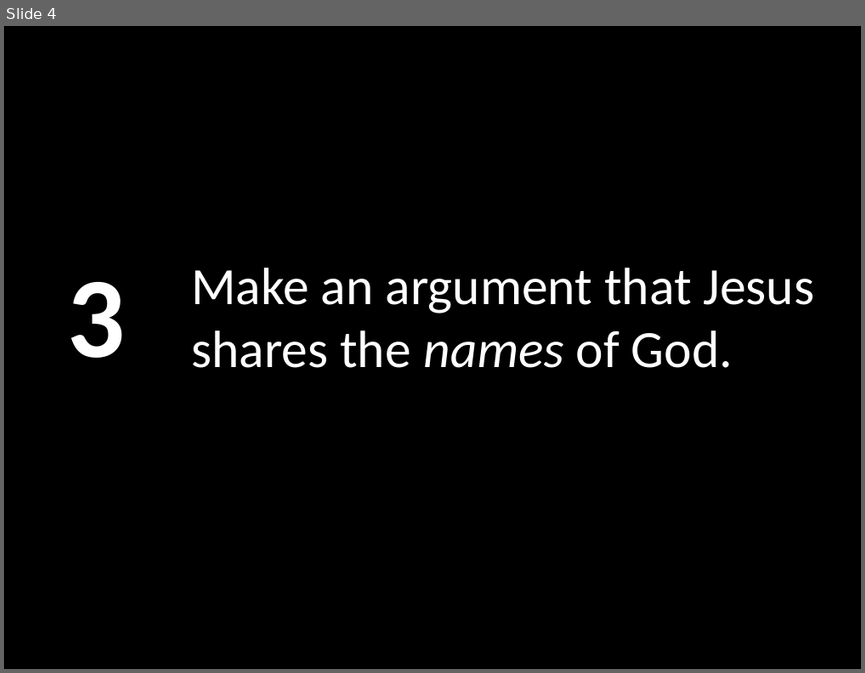
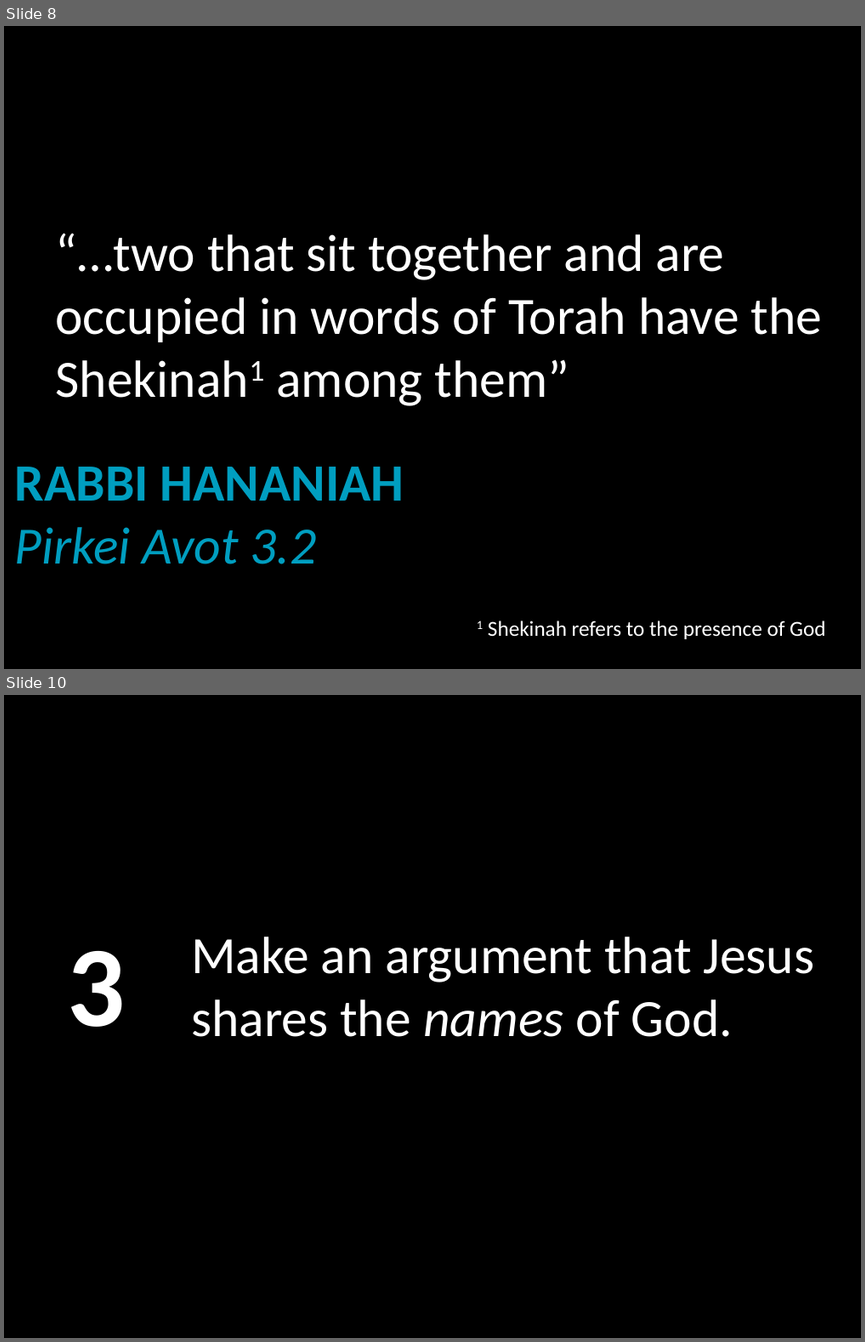
Before and after one commit to LukeMurphey/Ai1L, a slide deck: companion-website/public/files/20. Jesus didn't claim to be God.pptx. Shown one above the other, each under a label of ours: slide 4 before the commit, slides 8 and 10 after it; the slides between them are not shown. The pictures are 865x673 and 865x1342 pixels, drawn with LibreOffice and Linux fonts; fonts in the diff are those of the drawing. Boxes give left, top, right and bottom in pixels: in the first picture for what was removed or moved away, otherwise in the second. Text is boxed around its words. In the diff, an @@ line names an element or a change of style, - is before the commit and + after.

```diff
--- a/companion-website/public/files/20. Jesus didn't claim to be God.pptx
+++ b/companion-website/public/files/20. Jesus didn't claim to be God.pptx
@@ slide 8 added at (4, 26, 861, 669), background #000000 @@
@@ title added at (55, 233, 823, 406), 44 pt, text #FFFFFF @@
+“…two that sit together and are occupied in words of Torah have the Shekinah1 among them”
@@ text added at (15, 466, 404, 564), 44 pt, text #009EC0, bold @@
+RABBI HANANIAH
+Pirkei Avot 3.2
@@ text added at (477, 620, 825, 639), 18 pt, text #FFFFFF @@
+1 Shekinah refers to the presence of God
@@ what was slide 4 is now slide 10 @@
```
Also in this commit, not shown: 11 other slides added, 1 slide removed, 2 other files.
